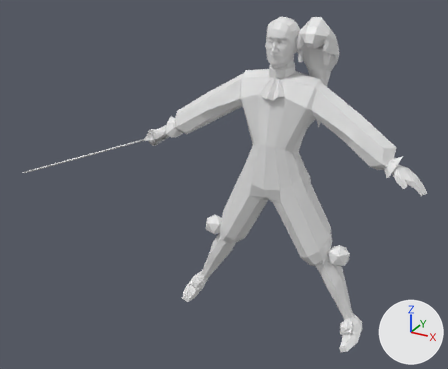
Before and after pictures for a commit that changed the FBX model olliuikkasenmiekkailupeli/Assets/ImportedAssets/miekkailija_v2.fbx.
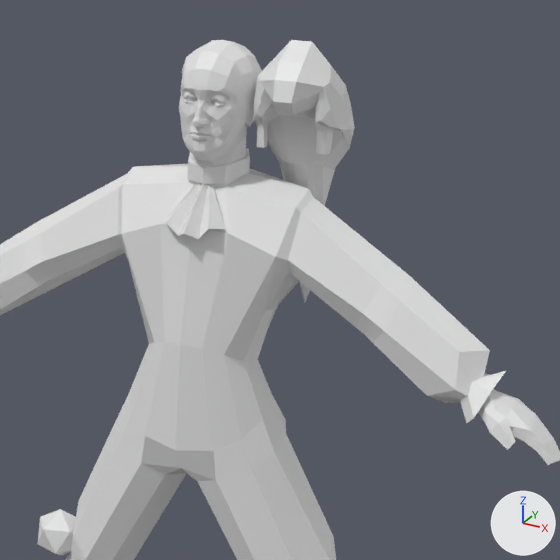
There are two pictures of each version: one whole from a 50 mm lens placed at (1.309, -2.981, 1.388), pointed at (-0.155, -0.319, 0.057), one close up on the part from 42% to 95% of the width and 0% to 64% of the height. Lighting does not change. The marker at lower right points along +X, +Y and +Z. Where no turn or scale is listed for an object, it has been applied to the vertices.

Script lines for the objects in view, before the commit:
```python
me_cube_002 = bpy.data.meshes.new('Cube.002')
me_cube_002.from_pydata(...)  # 121 vertices, 123 faces; spans x -0.113..0.113, y -0.067..0.173, z -0.542..0.076
me_icosphere_002 = bpy.data.meshes.new('Icosphere.002')
me_icosphere_002.from_pydata(...)  # an icosphere of 20 faces spanning x -0.0616..0.0616, y -0.0586..0.0586, z -0.0689..0.0689
me_mesh_002 = bpy.data.meshes.new('Mesh.002')
me_mesh_002.from_pydata(...)  # 837 vertices, 828 faces; spans x -0.84..0.84, y -0.16..0.14, z -0.91..0.89
ob_jalkapampula_r = bpy.data.objects.new('jalkapampula.R', me_icosphere_002)
ob_jalkapampula_r.location = (-0.402, 0.02, -0.398)
ob_peruuki = bpy.data.objects.new('peruuki', me_cube_002)
ob_peruuki.location = (0.181, 0.011, 0.829)
ob_ruho = bpy.data.objects.new('ruho', me_mesh_002)
ob_ruho.location = (0.0, 0.0, 0.0)
# also in view: 'kaulakoriste' at (0.0, -0.014, 0.571)
```
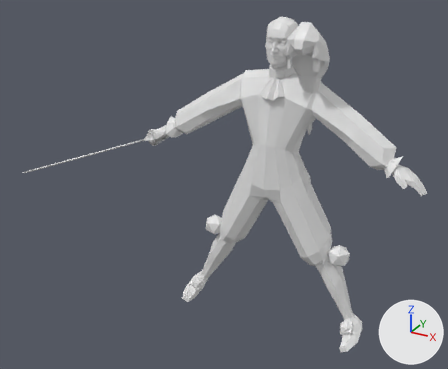
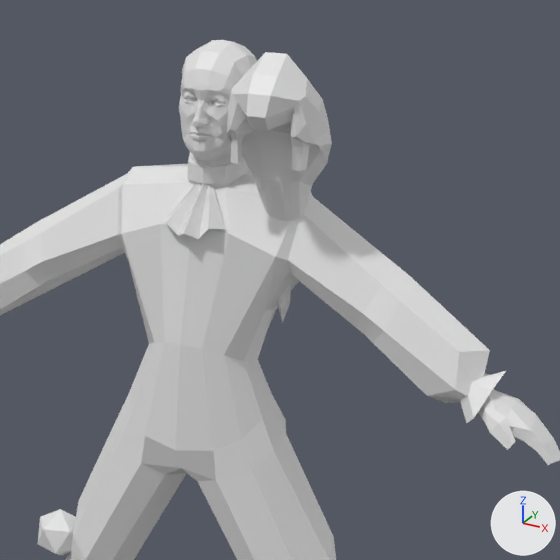
The newer file is also turned or shifted as a whole; pictures and numbers use the older file's frame.

The change in detail:
Object 'peruuki' (ob_peruuki) moves from (0.181, 0.011, 0.829) to (0.181, -0.13, 0.823).

Location of each change, [x1, y1, x2, y2] in pixels of the close-ups (560 x 560 px):
'peruuki', moved: before [253, 40, 355, 302]; after [227, 52, 332, 322]
